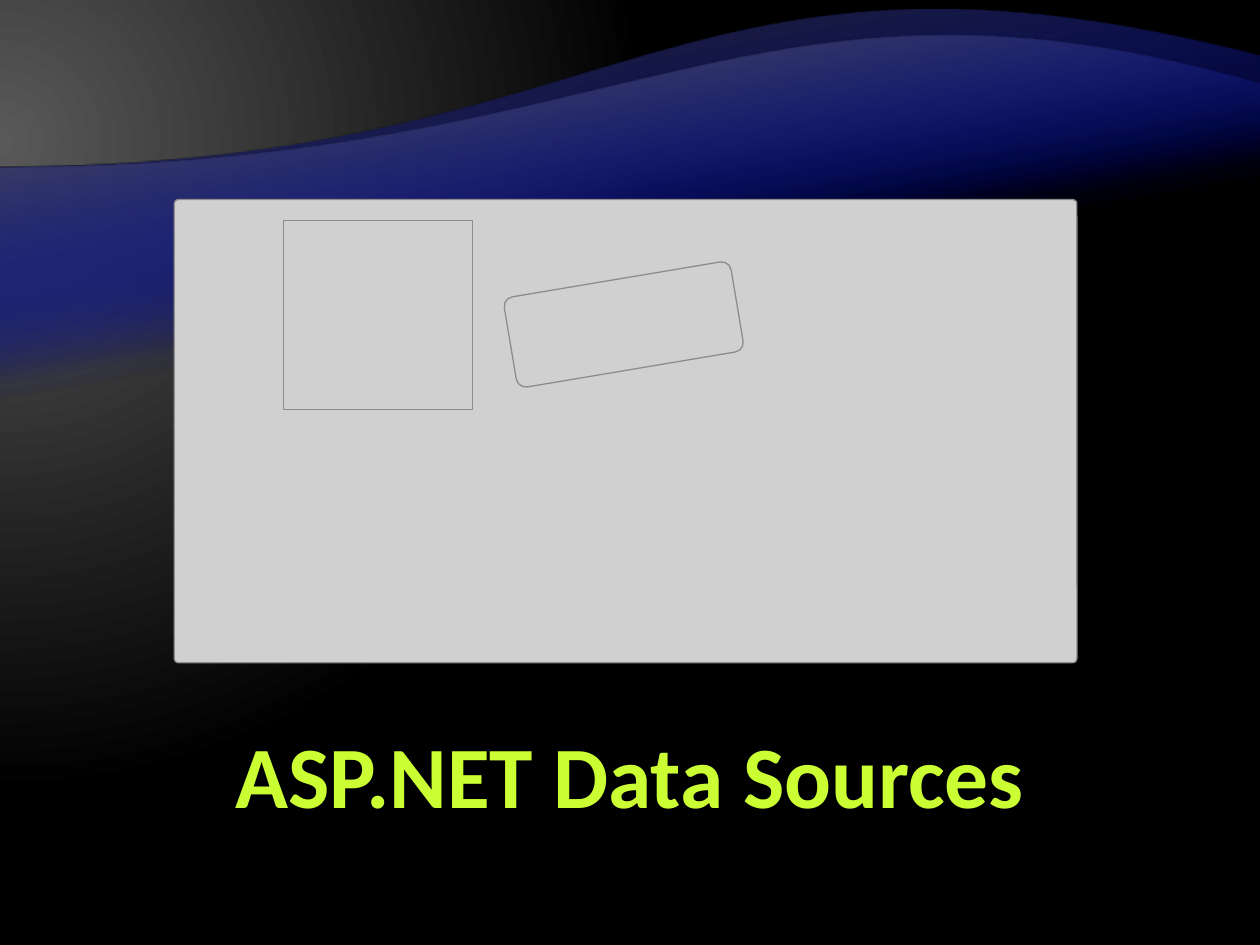
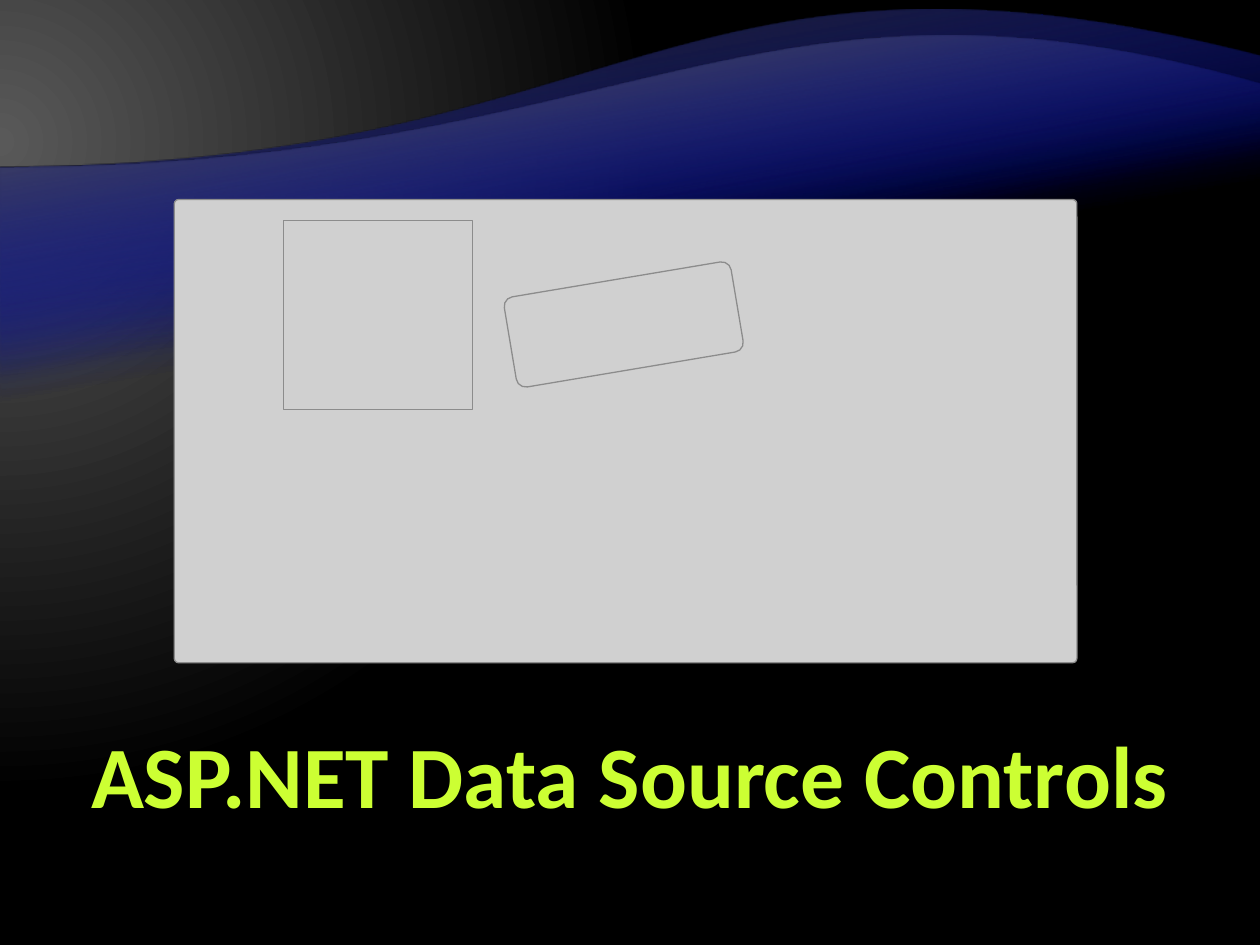
Before and after one commit to Graveheart/aspnetcourse, a slide deck: slide 3 of 2010/lectures/10. ASP.NET-and-Databases.pptx. Drawn at 1260x945 pixels with LibreOffice and Linux fonts; fonts in the diff are those of the drawing; grey boxes stand for pictures; background and template pictures are left out. Boxes give left, top, right and bottom in pixels: in the first picture for what was removed or moved away, otherwise in the second. Text is boxed around its words. In the diff, an @@ line names an element or a change of style, - is before the commit and + after.

```diff
--- a/2010/lectures/10. ASP.NET-and-Databases.pptx
+++ b/2010/lectures/10. ASP.NET-and-Databases.pptx
@@ title at box(91, 746, 1167, 809): text changed @@
-ASP.NET Data Sources
+ASP.NET Data Source Controls
```
Also in this commit, not shown: 9 other slides changed, 3 slides added, 3 slides removed.
